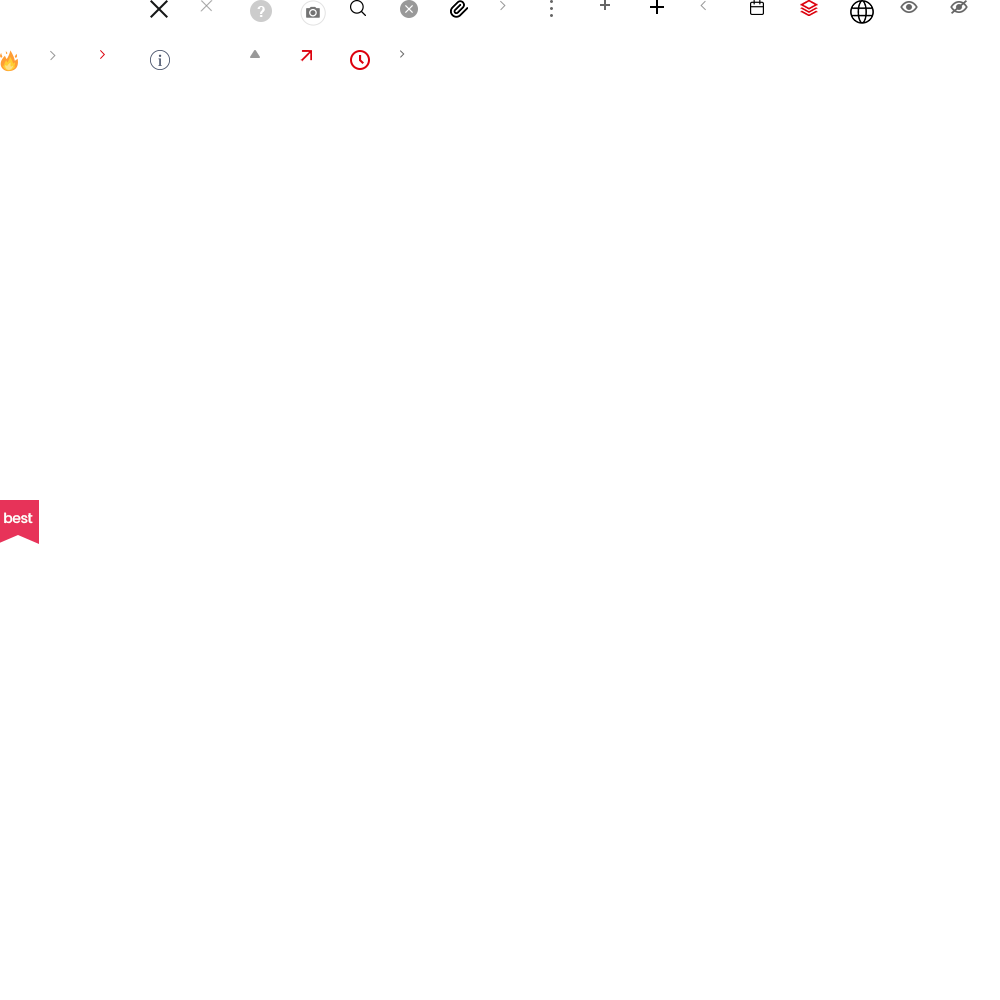
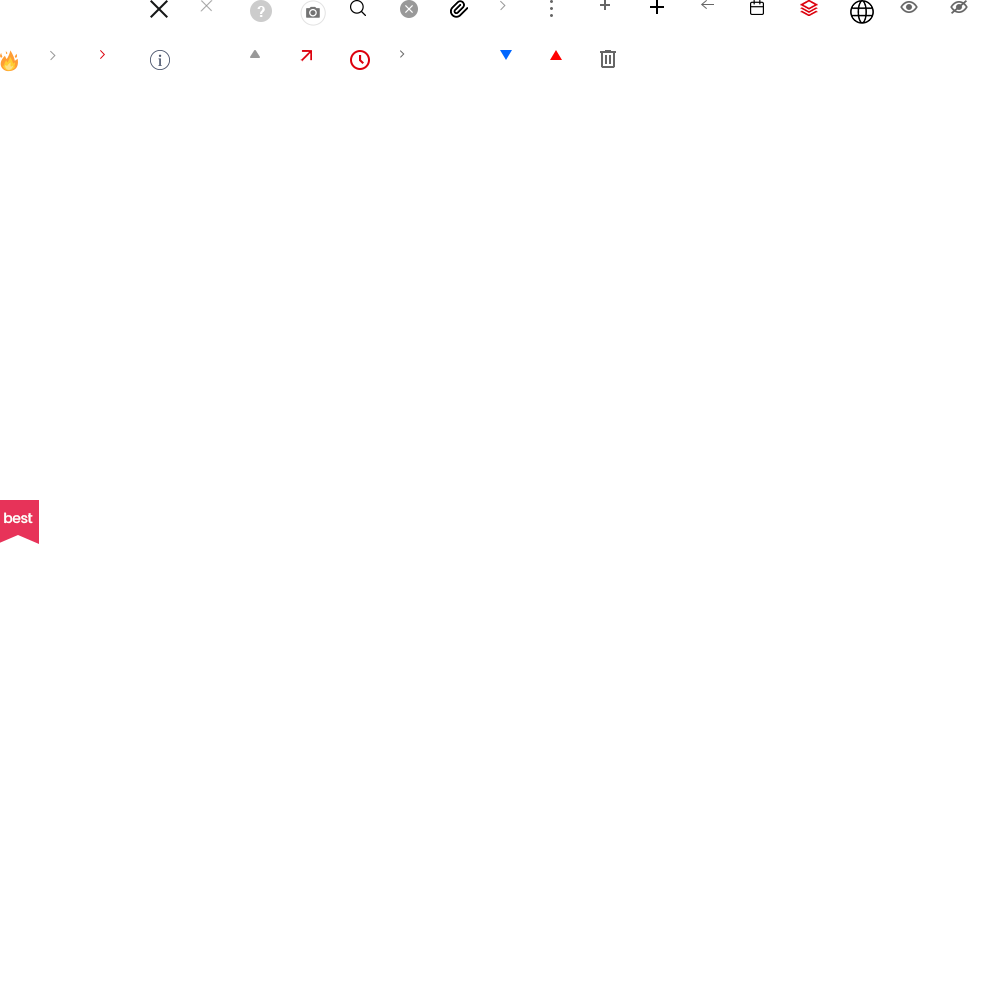
The second 1000 × 1000 image is a revision of the first. Changes to its layers:
added layer "레이어 35" in group "그룹 2" over [600,50,616,68]
added layer "레이어 34" in group "그룹 2" over [550,50,562,60]
added layer "레이어 33" in group "그룹 2" over [500,50,512,60]
renamed "레이어 17" to "레이어 32", painted on it over [700,0,714,11]
